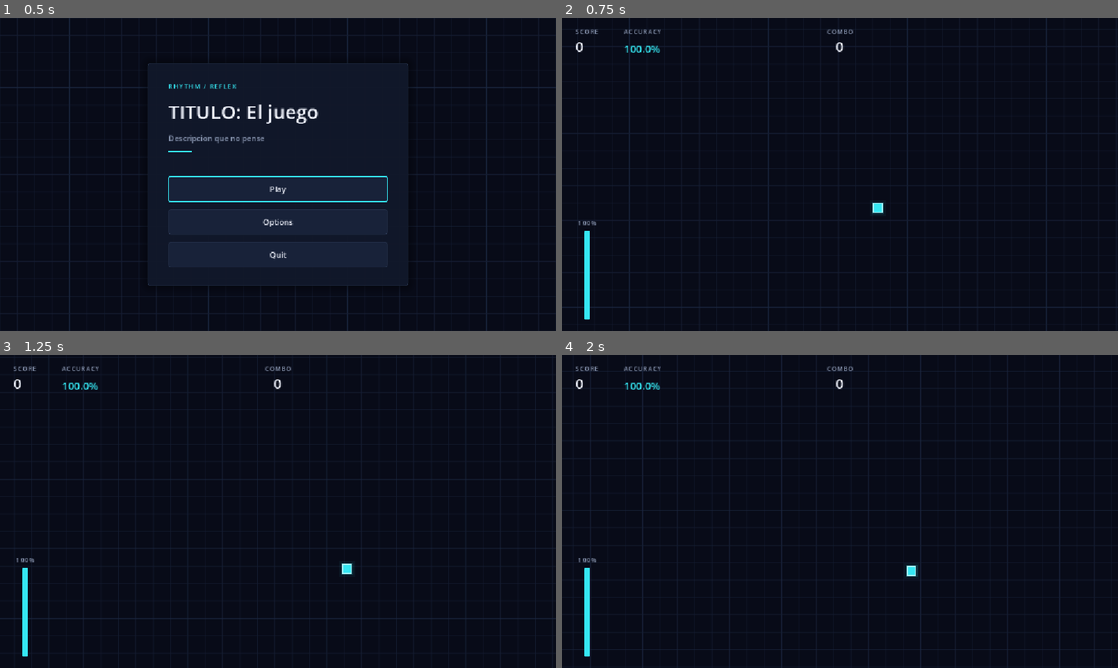
Above: before the commit, frames 1-4 (two rows, left to right).
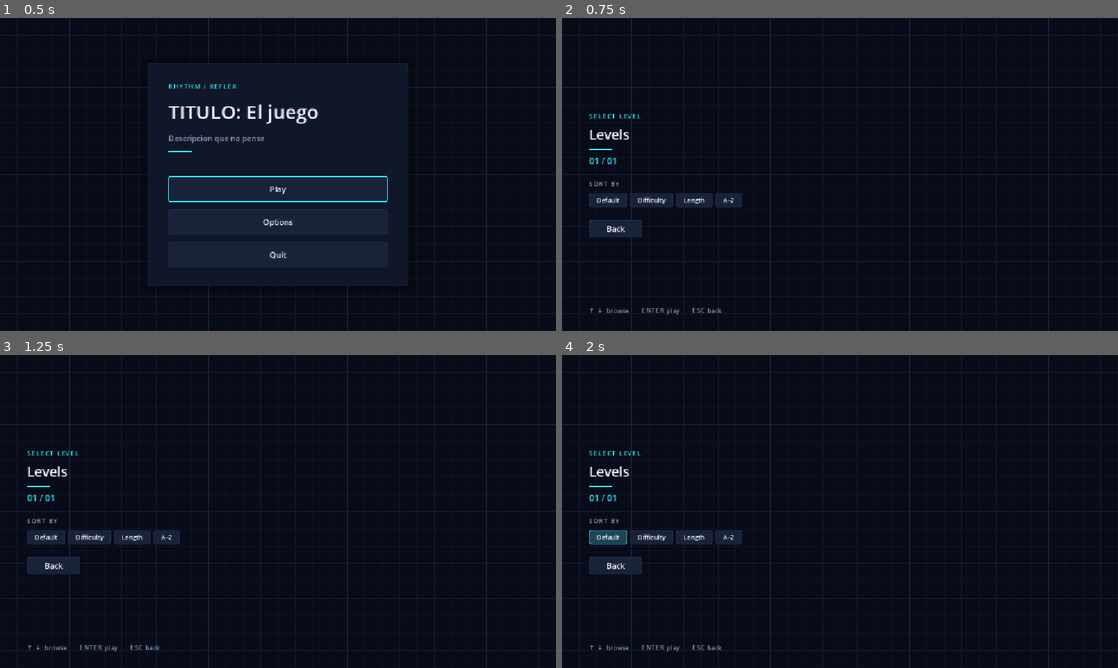
Above: after the commit, the same moments.

Repository: ftambler/godot-rythm-game
Game: Godot game, scene res://scenes/ui/Menu.tscn
The game is run twice, just before and just after one commit, with the same random seed, the same clock (stepped at 60 frames per second) and the same inputs.
Inputs (mouse positions are in pixels of both pictures, inside the frame that each line leads up to):
- Up to frame 1 (0.5 s): no input
- Up to frame 2 (0.75 s): click "Play" at 0.5 s
- Up to frame 3 (1.25 s): no input
- Up to frame 4 (2 s): click (606, 536) at 1.25 s, where only the run after the commit has a clickable "Default"

Frame 1 is identical in both runs. In frame 2, 5.4% of the frame differs, in the area x 0-100%, y 0-100%; in frame 3, 4.1%; in frame 4, 5.4%.
Error before the commit: Parse Error: Identifier "LevelCatalog" not declared in the current scope. (res://scripts/Game.gd:35)

Commit message:
Redirect to level select screen instead of game scene

Diff:
--- a/scripts/Menu.gd
+++ b/scripts/Menu.gd
@@ -1,6 +1,6 @@
 extends Control
 
-@export var game_scene_path: String = "res://scenes/game/Game.tscn"
+@export var level_select_scene_path: String = "res://scenes/ui/LevelSelect.tscn"
 
 @onready var play_button: Button = $MainPanel/Content/Margin/Stack/PlayButton
 @onready var options_menu: Control = $OptionsMenu
@@ -9,7 +9,7 @@
 	play_button.grab_focus()
 
 func _on_play_button_pressed() -> void:
-	get_tree().change_scene_to_file(game_scene_path)
+	get_tree().change_scene_to_file(level_select_scene_path)
 
 func _on_options_button_pressed() -> void:
 	options_menu.open()
